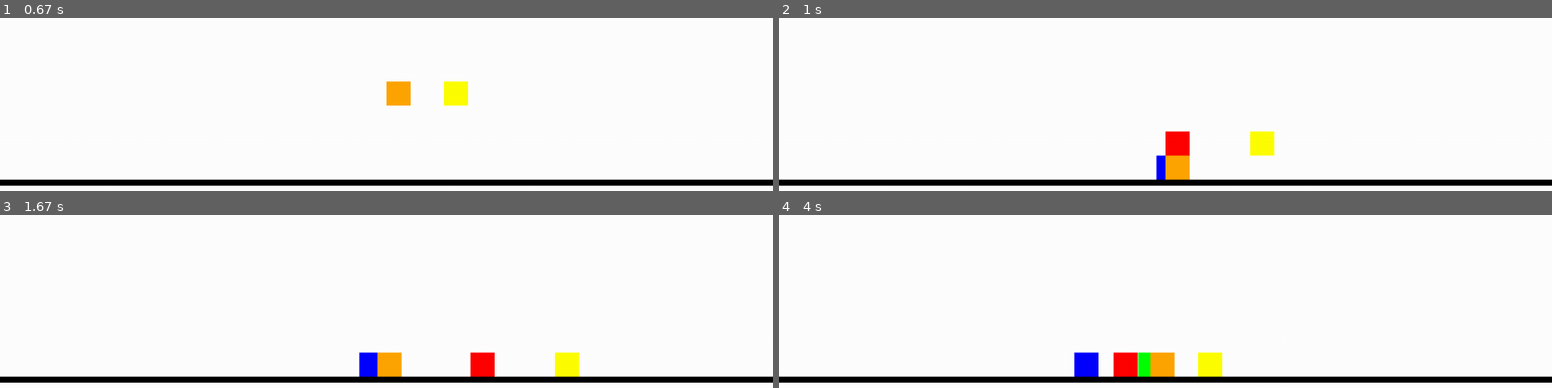
Above: before the commit, frames 1-4 (two rows, left to right).
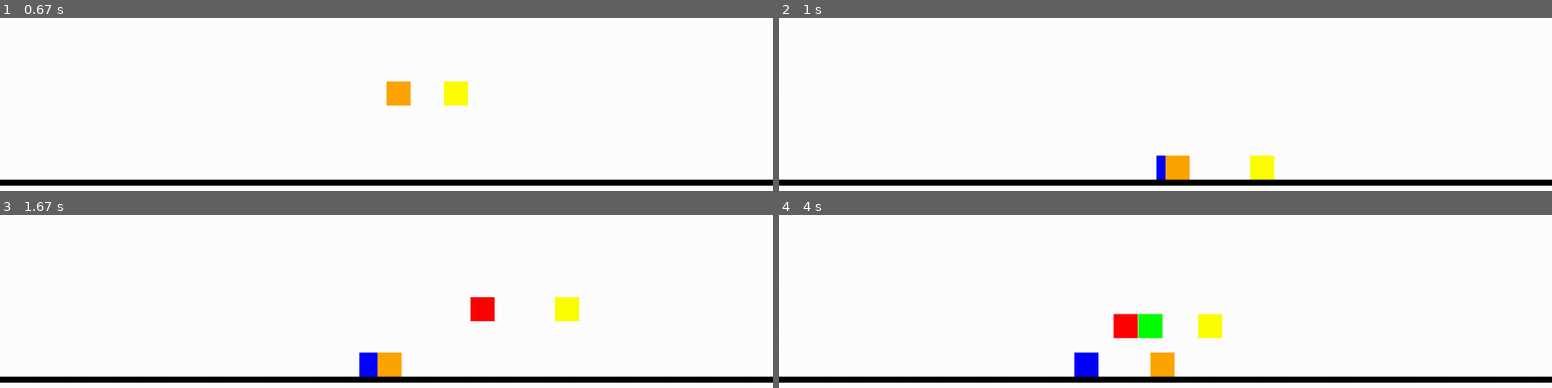
Above: after the commit, the same moments.

Repository: lambo-n/thecoderschool-pygames
Game: pygame game, started from tag.py
Same seed, same stepped clock (60 frames per second), same inputs: the game is played once before the commit and once after it.
Inputs:
- Up to frame 1 (0.67 s): hold Right from 0.33 s (still down)
- Up to frame 2 (1 s): release Right at 0.8 s; hold Up from 0.83 s (still down); hold W from 0.83 s (still down); tap F at 0.9 s; tap J at 0.98 s
- Up to frame 3 (1.67 s): release Up at 1.13 s; release W at 1.13 s; hold Right 1.17-1.63 s; hold D 1.17-1.63 s; tap F at 1.23, 1.53 s; tap , at 1.32 s
- Up to frame 4 (4 s): hold Left 1.67-2.2 s; hold A 1.67-2.2 s; tap F at 1.73, 2.03, 2.3, 2.6, 3.07, 3.47, 3.87 s; hold Left 2.23-2.63 s; hold A 2.23-2.63 s; tap J at 2.38, 3.55 s; tap T at 2.67 s; hold I 3-3.37 s; hold Up 3-3.37 s; hold W 3-3.37 s; hold Up 3.4-3.77 s; hold W 3.4-3.77 s; hold Right from 3.8 s (still down); hold D from 3.8 s (still down); tap , at 3.95 s

Frame 1 is identical in both runs. In frame 2, 1.4% of the frame differs, in the area x 50-65%, y 65-94%; in frame 3, 1.8%; in frame 4, 2.6%, in the area x 43-58%, y 56-94%.

Commit message:
Derek 3/4

Diff:
--- a/tag.py
+++ b/tag.py
@@ -34,6 +34,12 @@
                      player3_velocity,
                      player4_velocity,
                      player5_velocity]
+
+player_rects = [pygame.Rect(player1_pos.x, player1_pos.y, PLAYER_WIDTH, PLAYER_HEIGHT),
+                pygame.Rect(player2_pos.x, player2_pos.y, PLAYER_WIDTH, PLAYER_HEIGHT),
+                pygame.Rect(player3_pos.x, player3_pos.y, PLAYER_WIDTH, PLAYER_HEIGHT),
+                pygame.Rect(player4_pos.x, player4_pos.y, PLAYER_WIDTH, PLAYER_HEIGHT),
+                pygame.Rect(player5_pos.x, player5_pos.y, PLAYER_WIDTH, PLAYER_HEIGHT)]
 
 while running:
     # poll for events
@@ -74,47 +80,43 @@
 
 
 
+    # Check which players are on the platform
+    on_ground = []
+    for i in range(len(player_positions)):
+        check_rect = pygame.Rect(player_positions[i].x, player_positions[i].y + 1, PLAYER_WIDTH, PLAYER_HEIGHT)
+        on_ground.append(check_rect.colliderect(platform0))
+
     keys = pygame.key.get_pressed()
-    if keys[pygame.K_w]:
-        player1_pos.y -= 300 * dt
-    if keys[pygame.K_s]:
-        player1_pos.y += 300 * dt
+    if keys[pygame.K_w] and on_ground[0]:
+        player_velocities[0] = -300
     if keys[pygame.K_a]:
         player1_pos.x -= 300 * dt
     if keys[pygame.K_d]:
         player1_pos.x += 300 * dt
 
-    if keys[pygame.K_t]:
-        player2_pos.y -= 300 * dt
-    if keys[pygame.K_g]:
-        player2_pos.y += 300 * dt
+    if keys[pygame.K_t] and on_ground[1]:
+        player_velocities[1] = -300
     if keys[pygame.K_f]:
         player2_pos.x -= 300 * dt
     if keys[pygame.K_h]:
         player2_pos.x += 300 * dt
 
-    if keys[pygame.K_i]:
-        player3_pos.y -= 300 * dt
-    if keys[pygame.K_k]:
-        player3_pos.y += 300 * dt
+    if keys[pygame.K_i] and on_ground[2]:
+        player_velocities[2] = -300
     if keys[pygame.K_j]:
         player3_pos.x -= 300 * dt
     if keys[pygame.K_l]:
         player3_pos.x += 300 * dt
 
-    if keys[pygame.K_UP]:
-        player4_pos.y -= 300 * dt
-    if keys[pygame.K_DOWN]:
-        player4_pos.y += 300 * dt
+    if keys[pygame.K_UP] and on_ground[3]:
+        player_velocities[3] = -300
     if keys[pygame.K_LEFT]:
         player4_pos.x -= 300 * dt
     if keys[pygame.K_RIGHT]:
         player4_pos.x += 300 * dt
 
-    if keys[pygame.K_LEFTBRACKET]:
-        player5_pos.y -= 300 * dt
-    if keys[pygame.K_QUOTE]:
-        player5_pos.y += 300 * dt
+    if keys[pygame.K_LEFTBRACKET] and on_ground[4]:
+        player_velocities[4] = -300
     if keys[pygame.K_SEMICOLON]:
         player5_pos.x -= 300 * dt
     if keys[pygame.K_RETURN]:
